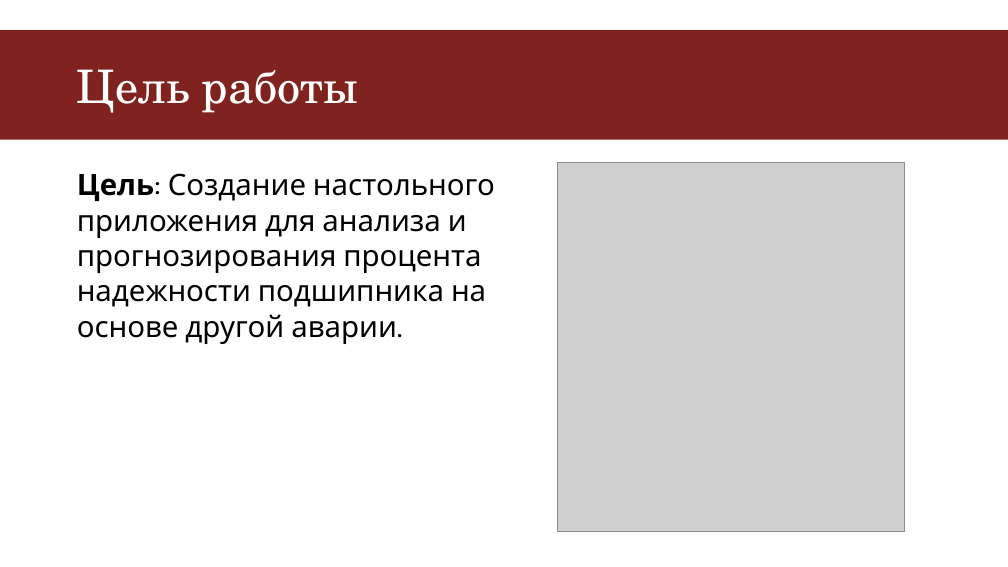
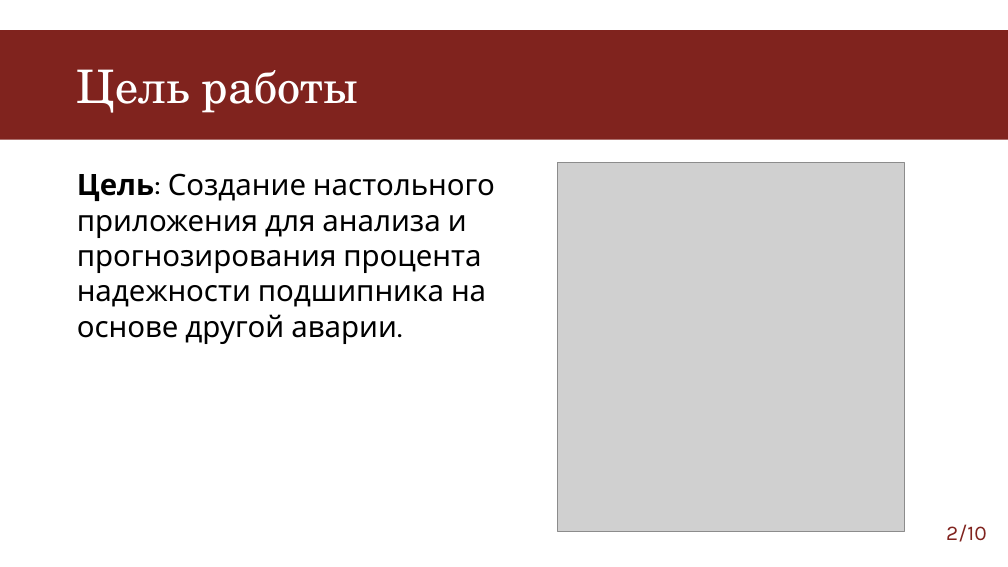
Before and after one commit to EclipsePLZ/Vibration_Analysis, a slide deck: slide 2 of Защита НИР/Защита_НИР(Павлов).pptx. Drawn at 1008x567 pixels with LibreOffice and Linux fonts; fonts in the diff are those of the drawing; grey boxes stand for pictures. Boxes give left, top, right and bottom in pixels: in the first picture for what was removed or moved away, otherwise in the second. Text is boxed around its words. In the diff, an @@ line names an element or a change of style, - is before the commit and + after.

```diff
--- a/Защита НИР/Защита_НИР(Павлов).pptx
+++ b/Защита НИР/Защита_НИР(Павлов).pptx
@@ page number added at <box>946,524,987,542</box>, 20 pt, text #80231E @@
+2/10
```
Also in this commit, not shown: 3 other slides changed, 6 slides added, 1 slide removed, 4 other files.
